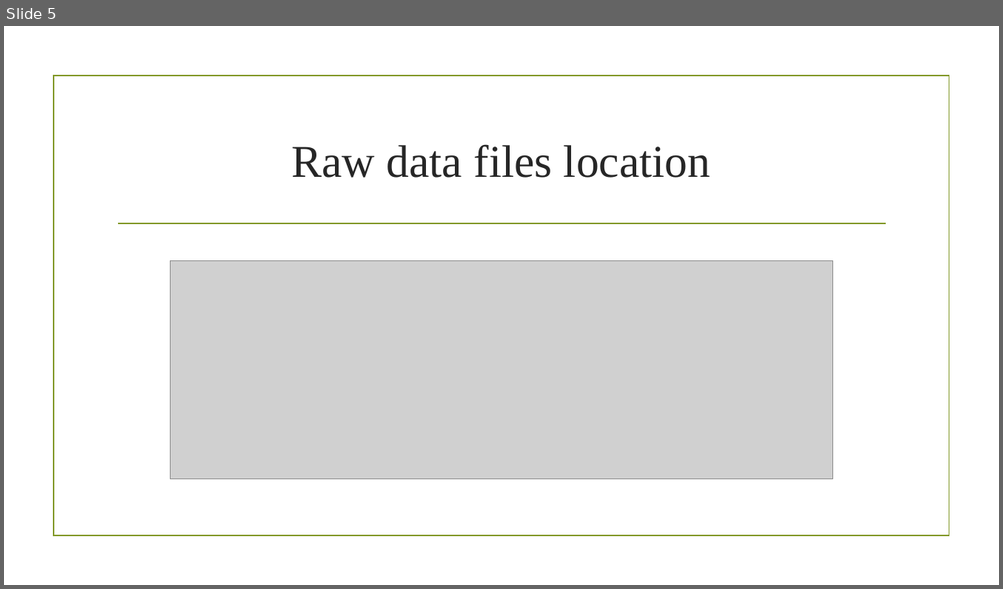
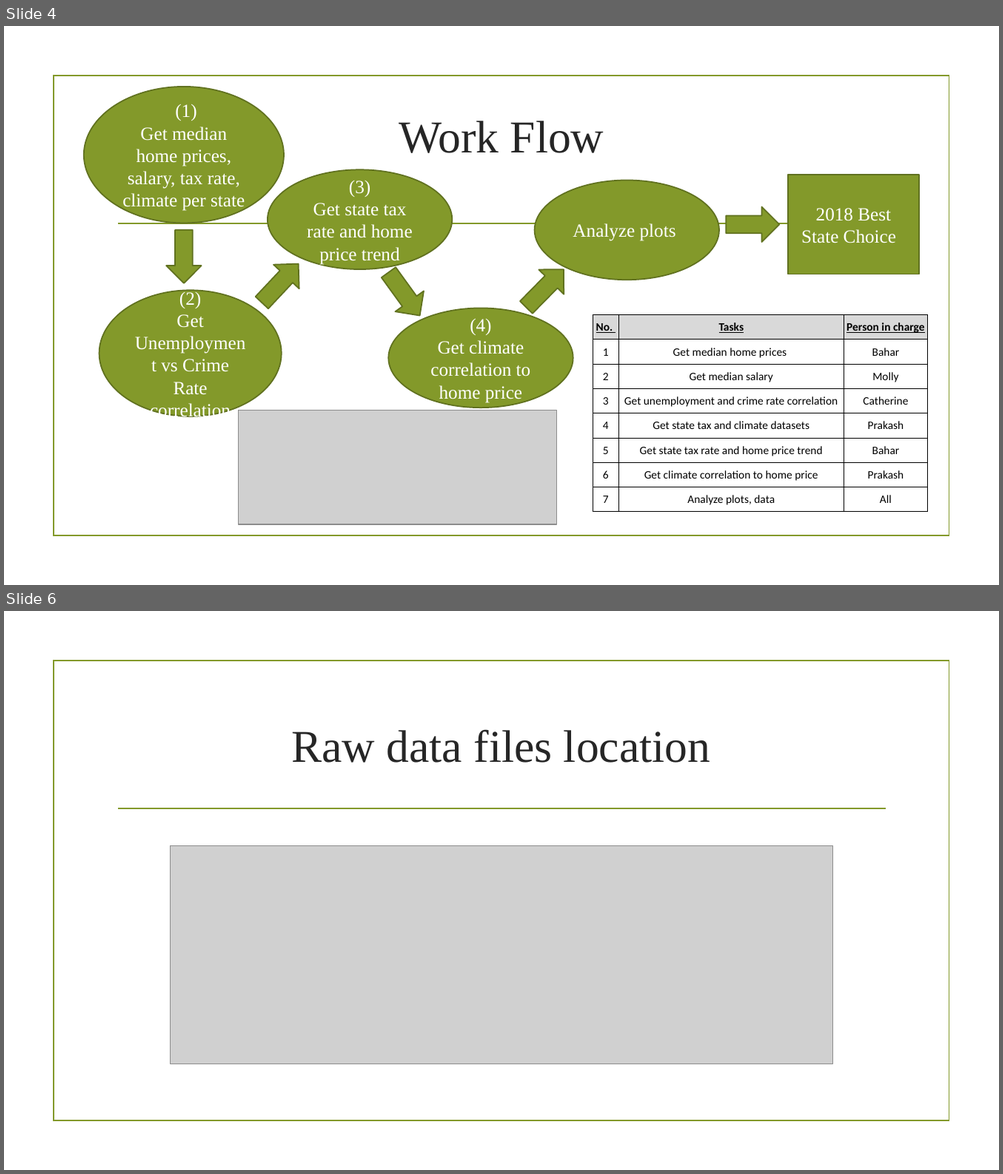
Before and after one commit to prakashbalasubramaniam/The_Incredible_Quad, a slide deck: Working_Presentation.pptx. Shown one above the other, each under a label of ours: slide 5 before the commit, slides 4 and 6 after it; the slides between them are not shown. The pictures are 1003x589 and 1003x1174 pixels, drawn with LibreOffice and Linux fonts; fonts in the diff are those of the drawing; grey boxes stand for pictures; background and template pictures are left out. Boxes give left, top, right and bottom in pixels: in the first picture for what was removed or moved away, otherwise in the second. Text is boxed around its words. In the diff, an @@ line names an element or a change of style, - is before the commit and + after.

```diff
--- a/Working_Presentation.pptx
+++ b/Working_Presentation.pptx
@@ slide 4 added at [4,26,999,585], background picture (left out); not listed: 2 template elements that a slide beside it also shows @@
@@ ellipse added at [84,87,284,223], fill #83992A, outline #61711F 1.25 pt, 18 pt, text #FFFFFF @@
+(1)
+Get median home prices, salary, tax rate, climate per state
@@ title added at [398,121,604,153], 44 pt, text #262626 @@
+Work Flow
@@ ellipse added at [267,170,452,270], fill #83992A, outline #61711F 1.25 pt, 18 pt, text #FFFFFF @@
+(3)
+Get state tax rate and home price trend
@@ ellipse added at [535,181,719,281], fill #83992A, outline #61711F 1.25 pt, 18 pt, text #FFFFFF @@
+Analyze plots
@@ rectangle added at [788,175,919,275], fill #83992A, outline #61711F 1.25 pt, 18 pt, text #FFFFFF @@
+2018 Best State Choice
@@ right arrow added at [726,207,780,242], fill #83992A, outline #61711F 1.25 pt @@
@@ right arrow added at [166,230,201,284], fill #83992A, outline #61711F 1.25 pt @@
@@ right arrow added at [249,252,310,315], fill #83992A, outline #61711F 1.25 pt @@
@@ right arrow added at [375,263,434,326], fill #83992A, outline #61711F 1.25 pt @@
@@ right arrow added at [513,257,575,320], fill #83992A, outline #61711F 1.25 pt @@
@@ ellipse added at [99,290,282,416], fill #83992A, outline #61711F 1.25 pt, 18 pt, text #FFFFFF @@
+(2)
+Get Unemployment vs Crime Rate correlation
@@ ellipse added at [388,308,572,408], fill #83992A, outline #61711F 1.25 pt, 18 pt, text #FFFFFF @@
+(4)
+Get climate correlation to home price
@@ table added at [593,315,927,511], 8 rows, 3 columns @@
+No. | Tasks | Person in charge
+1 | Get median home prices | Bahar
+2 | Get median salary | Molly
+3 | Get unemployment and crime rate correlation | Catherine
+4 | Get state tax and climate datasets | Prakash
+5 | Get state tax rate and home price trend | Bahar
+6 | Get climate correlation to home price | Prakash
+7 | Analyze plots, data | All
@@ picture added at [239,411,556,526] @@
@@ what was slide 5 is now slide 6 @@
```
Also in this commit, not shown: 5 slides changed, 4 other slides added, 1 slide removed, 4 other files.
